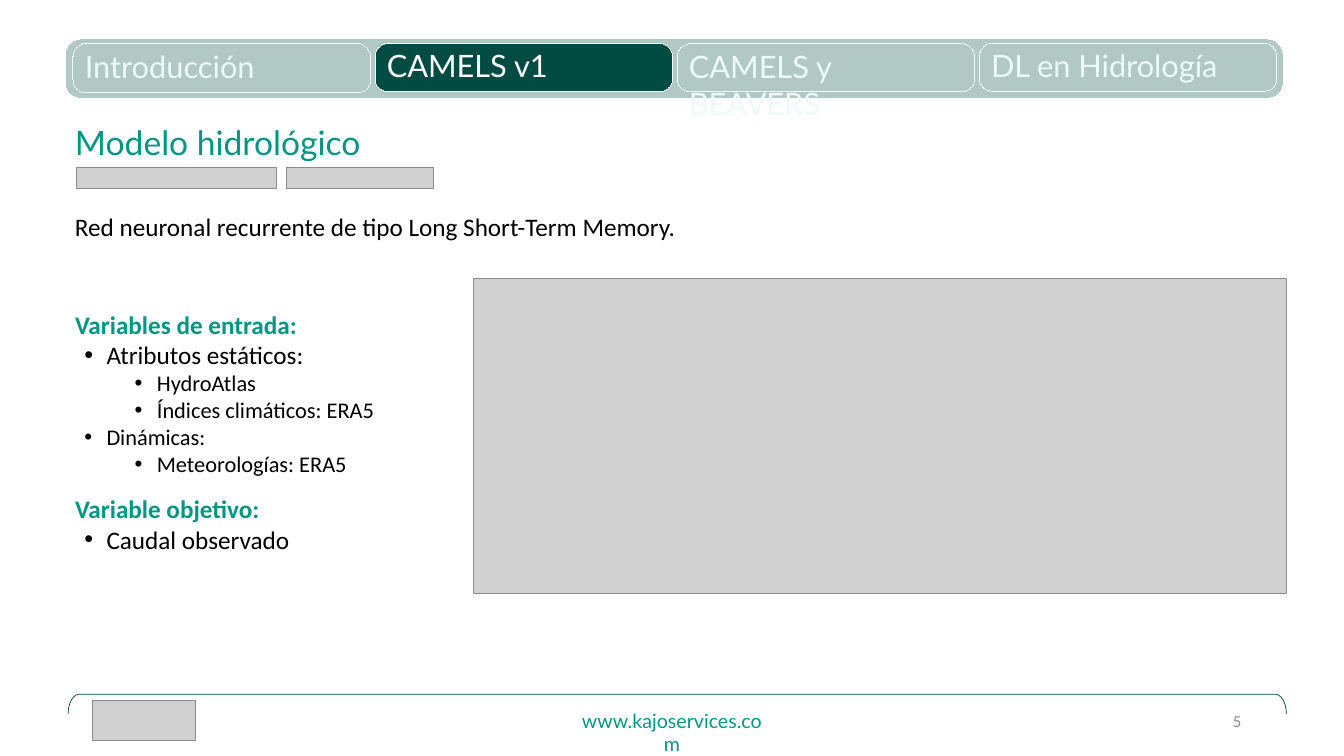
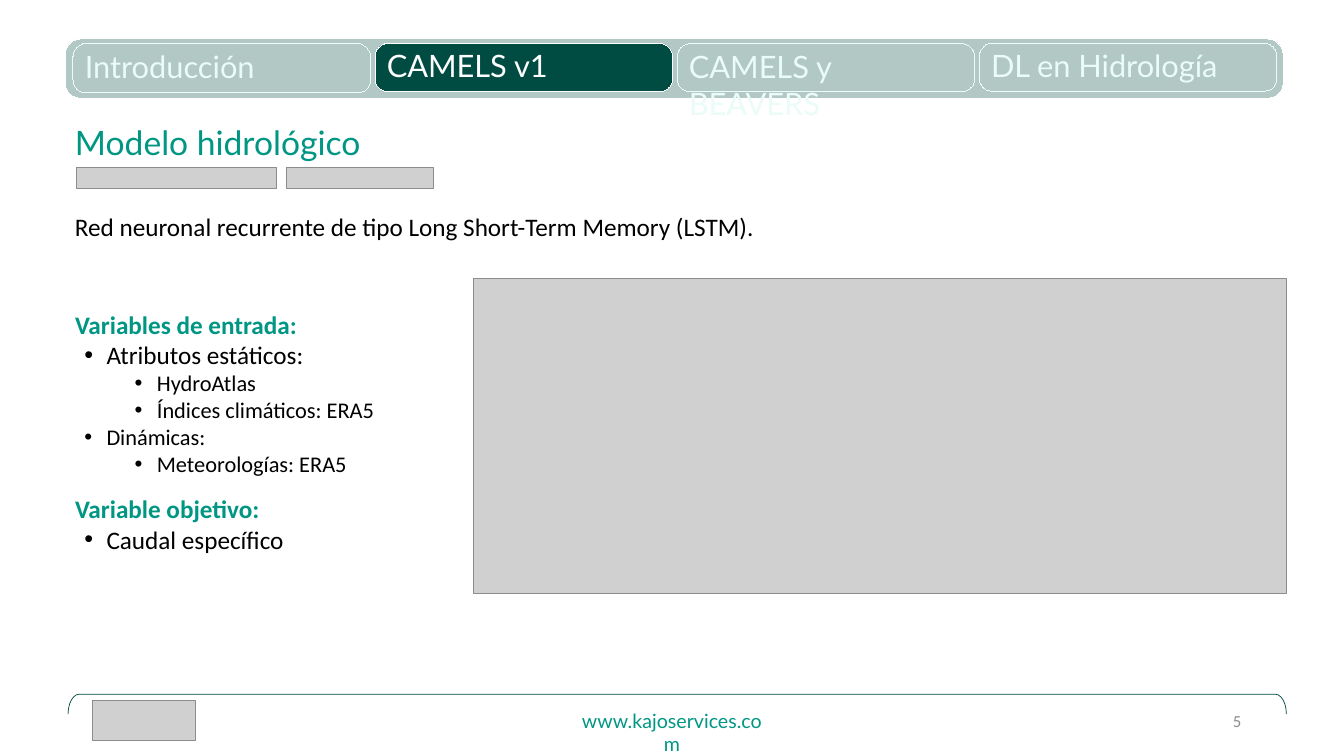
Before and after one commit to casadoj/of_camels_and_beavers, a slide deck: slide 5 of paper/presentation/202605_Of_Camels_and_Beavers.pptx. Drawn at 1344x756 pixels with LibreOffice and Linux fonts; fonts in the diff are those of the drawing; grey boxes stand for pictures. Boxes give left, top, right and bottom in pixels: in the first picture for what was removed or moved away, otherwise in the second. Text is boxed around its words. In the diff, an @@ line names an element or a change of style, - is before the commit and + after.

Commit message:
Update presentation

```diff
--- a/paper/presentation/202605_Of_Camels_and_Beavers.pptx
+++ b/paper/presentation/202605_Of_Camels_and_Beavers.pptx
@@ text at (x1=75, y1=217, x2=753, y2=241): text changed @@
-Red neuronal recurrente de tipo Long Short-Term Memory.
+Red neuronal recurrente de tipo Long Short-Term Memory (LSTM).
@@ text at (x1=107, y1=531, x2=284, y2=553): text changed @@
-• Caudal observado
+• Caudal específico
```
Also in this commit, not shown: 3 other slides changed.
